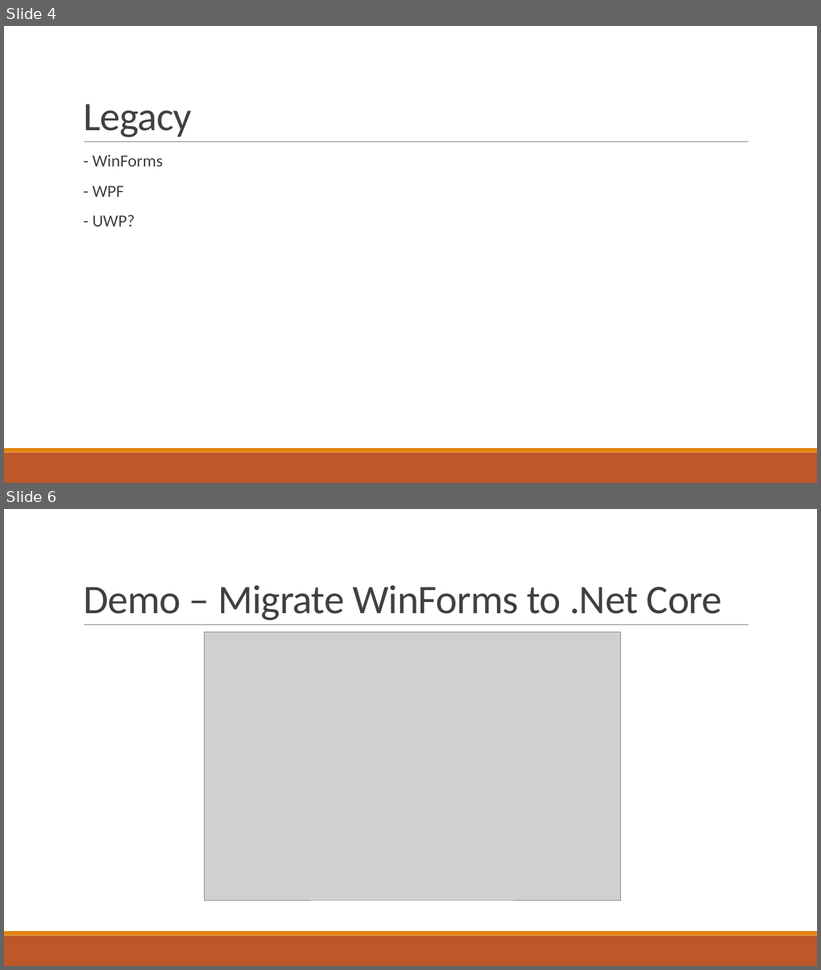
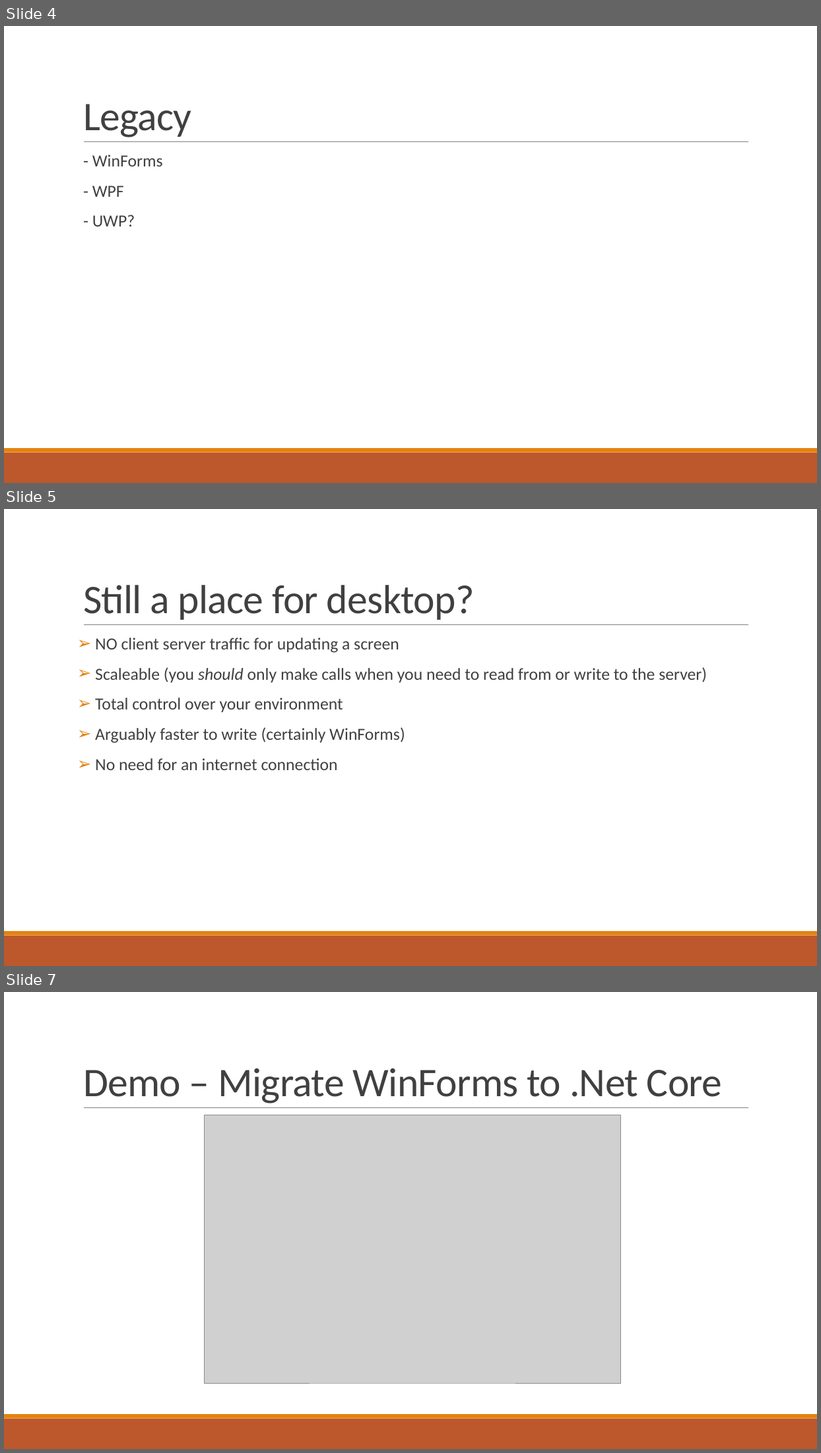
Before and after one commit to pcmichaels/WindowsDesktopTalk, a slide deck: Slides/WindowsDesktop.pptx. Shown one above the other, each under a label of ours: slides 4 and 6 before the commit, slides 4, 5 and 7 after it; the slides between them are not shown. The pictures are 821x970 and 821x1453 pixels, drawn with LibreOffice and Linux fonts; fonts in the diff are those of the drawing; grey boxes stand for pictures. Boxes give left, top, right and bottom in pixels: in the first picture for what was removed or moved away, otherwise in the second. Text is boxed around its words. In the diff, an @@ line names an element or a change of style, - is before the commit and + after.

```diff
--- a/Slides/WindowsDesktop.pptx
+++ b/Slides/WindowsDesktop.pptx
@@ slide 5 added at [4,509,817,966], background #FFFFFF; not listed: 3 template elements that a slide beside it also shows @@
@@ title added at [83,585,475,620], 48 pt, text #404040 @@
+Still a place for desktop?
@@ text added at [95,638,707,770], 20 pt, text #404040 @@
+➢ NO client server traffic for updating a screen
+➢ Scaleable (you should only make calls when you need to read from or write to the server)
+➢ Total control over your environment
+➢ Arguably faster to write (certainly WinForms)
+➢ No need for an internet connection
@@ what was slide 6 is now slide 7 @@
```
Also in this commit, not shown: 6 other slides added.
